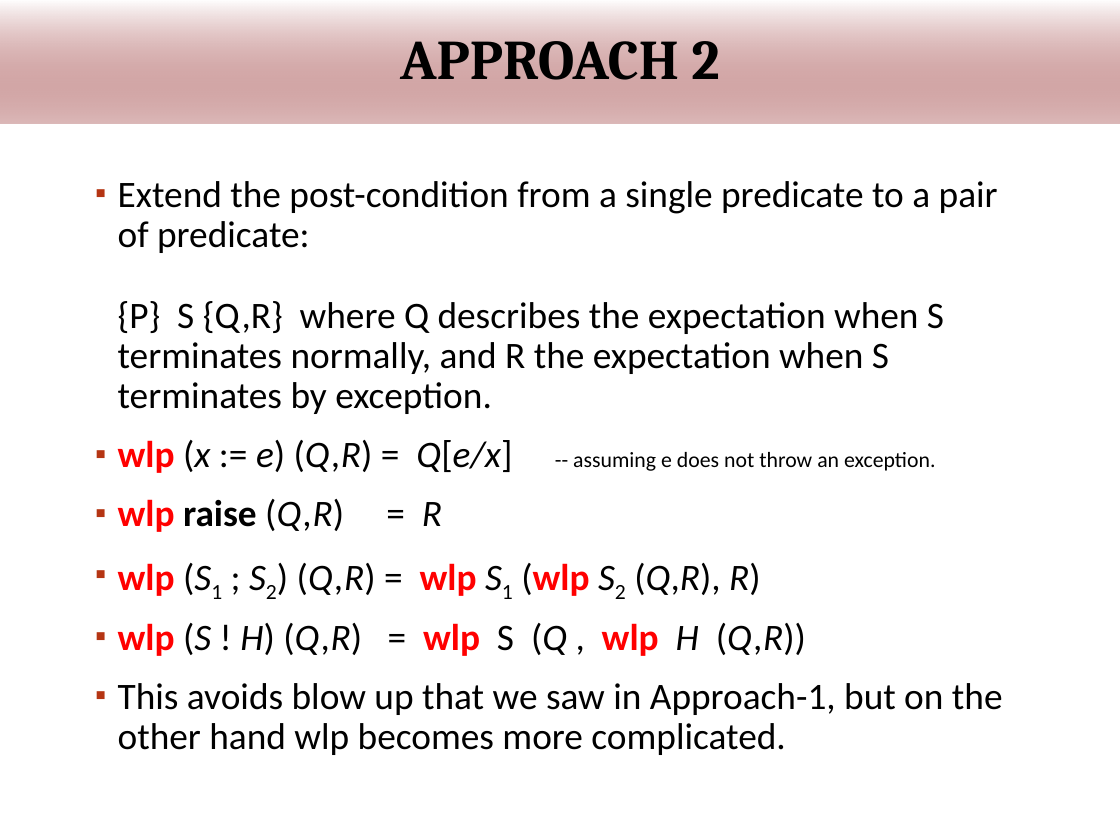
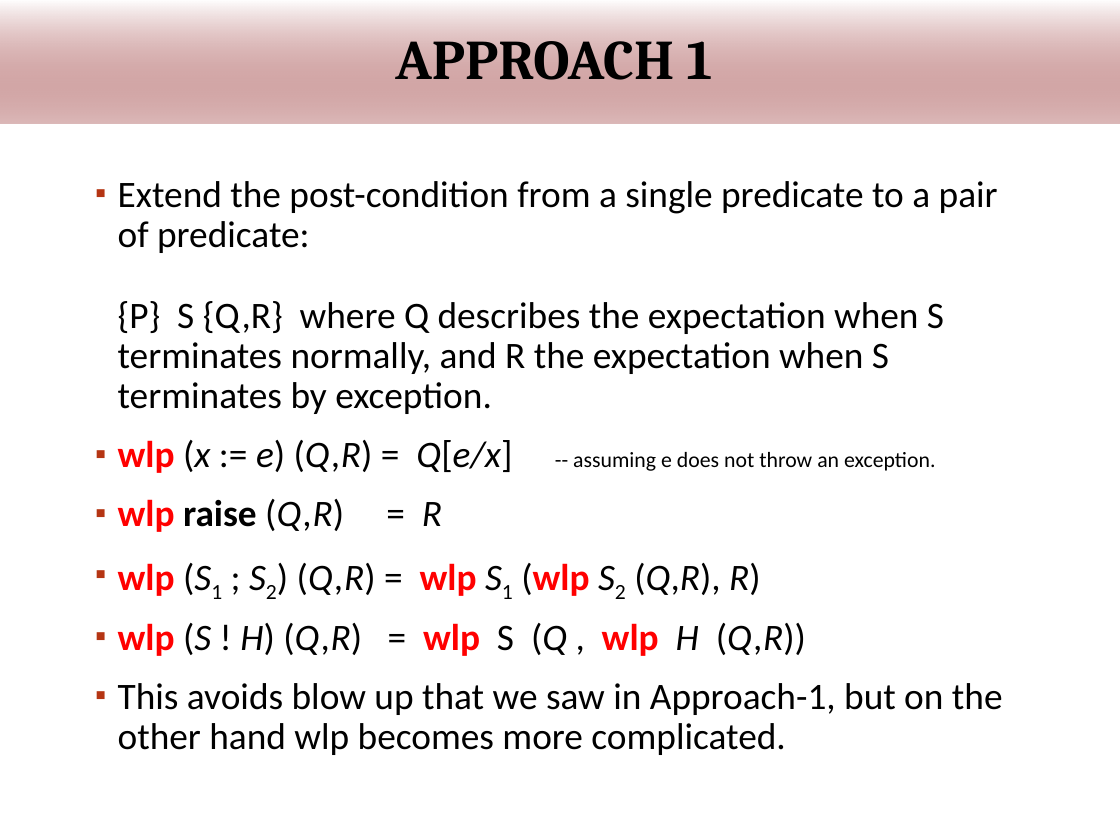
Before and after one commit to wooshrow/infopv, a slide deck: slide 68 of slides/PV_hoare.pptx (slide 70 before the commit). Drawn at 1120x840 pixels with LibreOffice and Linux fonts; fonts in the diff are those of the drawing; background and template pictures are left out. Boxes give left, top, right and bottom in pixels: in the first picture for what was removed or moved away, otherwise in the second. Text is boxed around its words. In the diff, an @@ line names an element or a change of style, - is before the commit and + after.

```diff
--- a/slides/PV_hoare.pptx
+++ b/slides/PV_hoare.pptx
@@ title at [395, 41, 713, 80]: text changed @@
-APPROACH 2
+APPROACH 1
```
Also in this commit, not shown: 5 other slides changed, 1 slide added, 3 slides removed, 1 other file.
